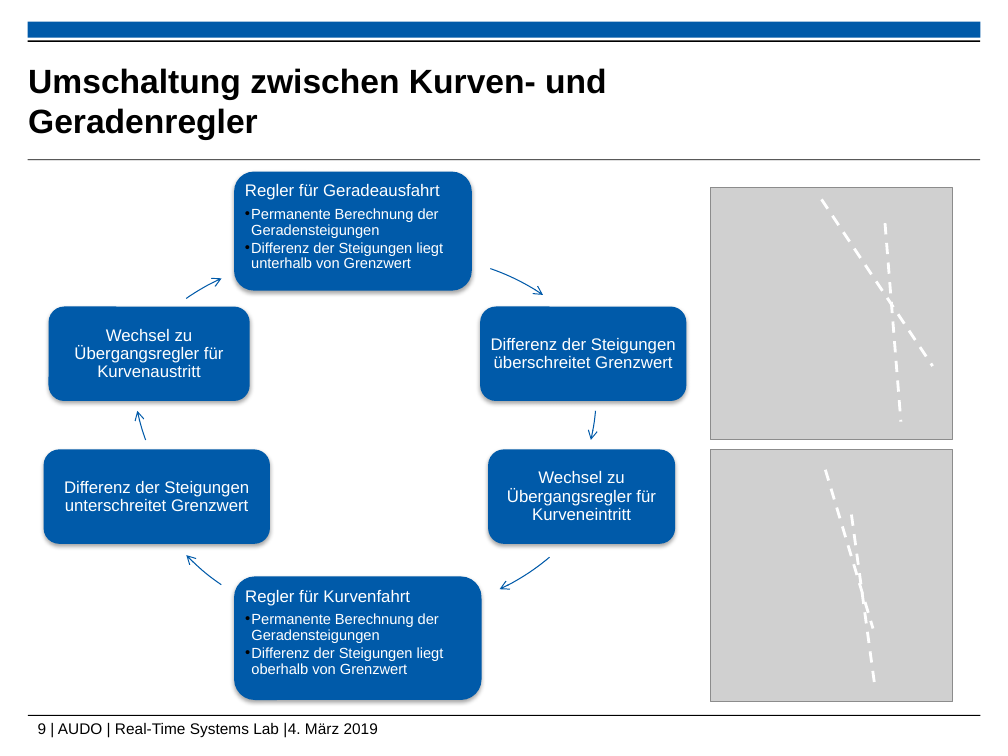
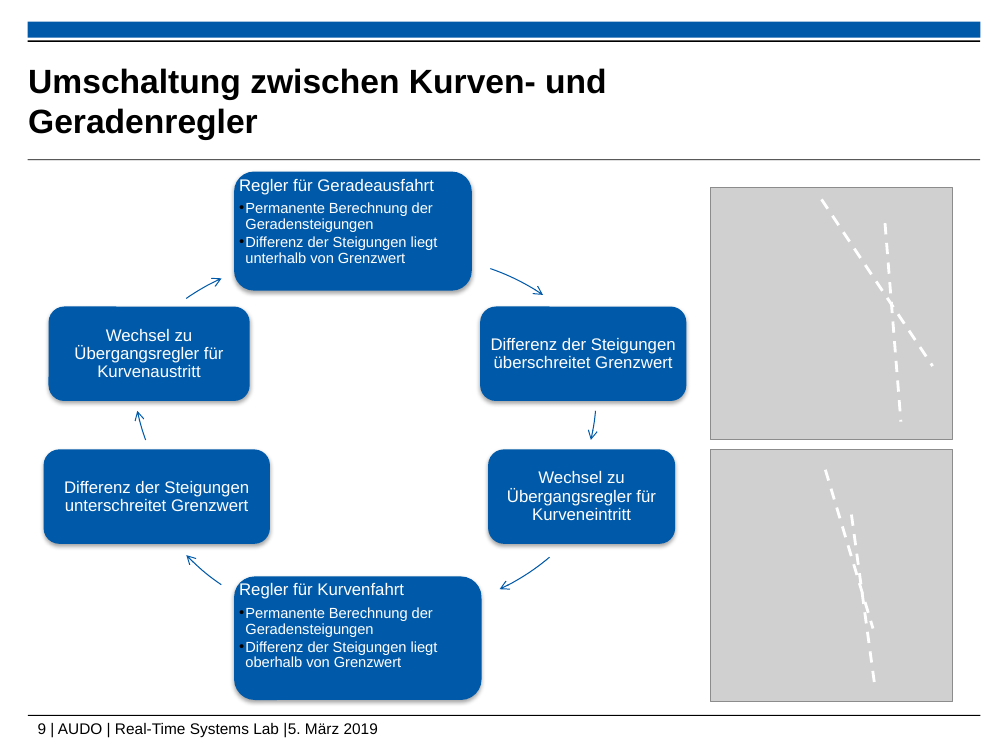
Before and after one commit to ramona3300/AUDO, a slide deck: slide 9 of Dokumente/Präsentationen/Abschlusspräsentation.pptx. Drawn at 1008x756 pixels with LibreOffice and Linux fonts; fonts in the diff are those of the drawing; grey boxes stand for pictures; background and template pictures are left out. Boxes give left, top, right and bottom in pixels: in the first picture for what was removed or moved away, otherwise in the second. Text is boxed around its words. In the diff, an @@ line names an element or a change of style, - is before the commit and + after.

```diff
--- a/Dokumente/Präsentationen/Abschlusspräsentation.pptx
+++ b/Dokumente/Präsentationen/Abschlusspräsentation.pptx
@@ text "Regler für Geradeausfahrt": place and size @@
-text "Regler für Geradeausfahrt" at <box>245,184,443,268</box>
+text "Regler für Geradeausfahrt" at <box>239,177,438,263</box>
@@ text "Regler für Kurvenfahrt": place and size @@
-text "Regler für Kurvenfahrt" at <box>245,590,444,674</box>
+text "Regler für Kurvenfahrt" at <box>239,582,438,667</box>
@@ text at <box>38,723,378,738</box>: text changed @@
-9 | AUDO | Real-Time Systems Lab |4. März 2019
+9 | AUDO | Real-Time Systems Lab |5. März 2019
```
Also in this commit, not shown: 4 other slides changed.
